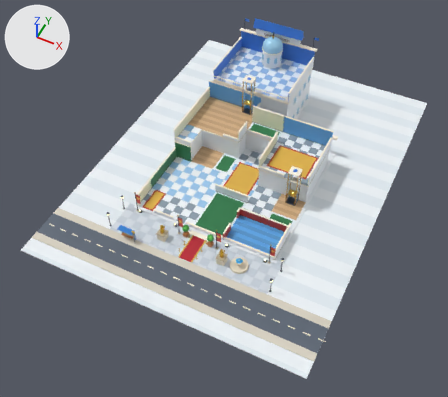
Renders of the glTF model art3d/venues/cloudrest/shell.glb from each side of a commit.
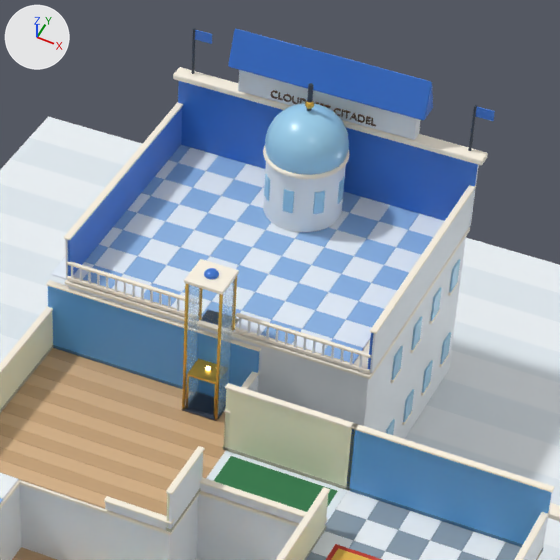
Each version is shown whole from a camera (50 mm lens) standing at (29.74, -55.45, 53.65) and looking at (8.48, -12.92, 0.5), then close up on the part from 44% to 75% of the width and 3% to 38% of the height. The lights are fixed; the arrows at upper left show +X, +Y and +Z. The first two pictures are the older version. Vertices at exactly the same position are counted once.

The first close-up shows 'cabin_summit_deck', 'crown', 'dome', 'floor_floor_1', 'floor_summit_deck', 'grounds', 'lift_summit_deck' and 1 more.
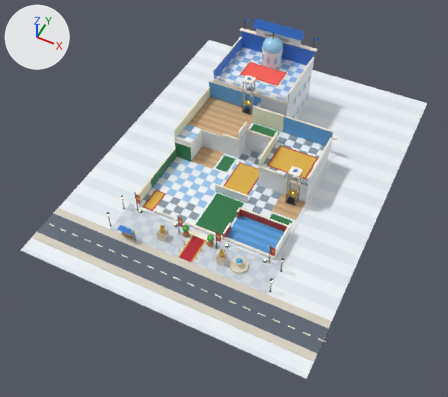
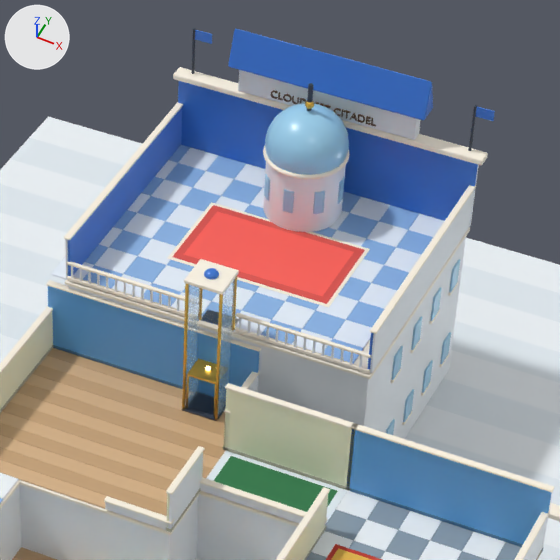
Location of each change, [x1, y1, x2, y2] in pixels of the close-ups (560 x 560 px):
```json
{"part": 1, "of": "me_cube_432", "change": "added", "after": [173, 205, 365, 304]}
{"part": 2, "of": "me_cube_432", "change": "added", "after": [184, 211, 354, 296], "on screen": "red"}
{"part": 3, "of": "me_cube_432", "change": "added", "after": [167, 202, 370, 308]}
```

The change, as JSON lines over the scene's bpy script:
```json
{"op": "add", "block": "mat_toy_ff6157_60", "code": ["mat_toy_ff6157_60 = principled_material('toy_FF6157_60')", "mat_toy_ff6157_60.base_color = (1.0, 0.12, 0.0953)  # red #ff6157", "mat_toy_ff6157_60.roughness = 0.6"]}
{"op": "add", "block": "mat_toy_e0524a_60", "code": ["mat_toy_e0524a_60 = principled_material('toy_E0524A_60')", "mat_toy_e0524a_60.base_color = (0.745, 0.0844, 0.0685)  # red #e0524a", "mat_toy_e0524a_60.roughness = 0.6"]}
{"block": "me_cube_432", "where": "# used by ob_floor_summit_deck; location = (0.0, 0.0, 0.0)"}
{"op": "remove", "block": "me_cube_432", "code": "me_cube_432.from_pydata(...)  # 9778 vertices, 20084 faces; spans x 0.0..10.71, y -0.08..8.11, z 0.0..8.23"}
{"op": "add", "block": "me_cube_432", "code": "me_cube_432.from_pydata(...)  # 9842 vertices, 20200 faces; spans x 0.0..10.71, y -0.08..8.11, z 0.0..8.23"}
{"block": "me_cube_432", "change": "me_cube_432 part 1: a new loose piece of 24 vertices spanning x 3.0..8.2, y 2.4..5.4, z 5.78..5.8, in mat_toy_e0524a_60 (red #e0524a)"}
{"block": "me_cube_432", "change": "me_cube_432 part 2: a new loose piece of 24 vertices spanning x 3.25..7.95, y 2.65..5.15, z 5.78..5.81, in mat_toy_ff6157_60 (red #ff6157)"}
{"block": "me_cube_432", "change": "me_cube_432 part 3: a new loose piece of 16 vertices spanning x 2.88..8.32, y 2.28..5.52, z 5.77..5.79, in mat_toy_fff7e6_40 (pale yellow #fff7e6)"}
{"op": "add", "block": "me_cube_432", "code": "me_cube_432.materials.append(mat_toy_e0524a_60)  # red #e0524a"}
{"op": "add", "block": "me_cube_432", "code": "me_cube_432.materials.append(mat_toy_ff6157_60)  # red #ff6157"}
```
